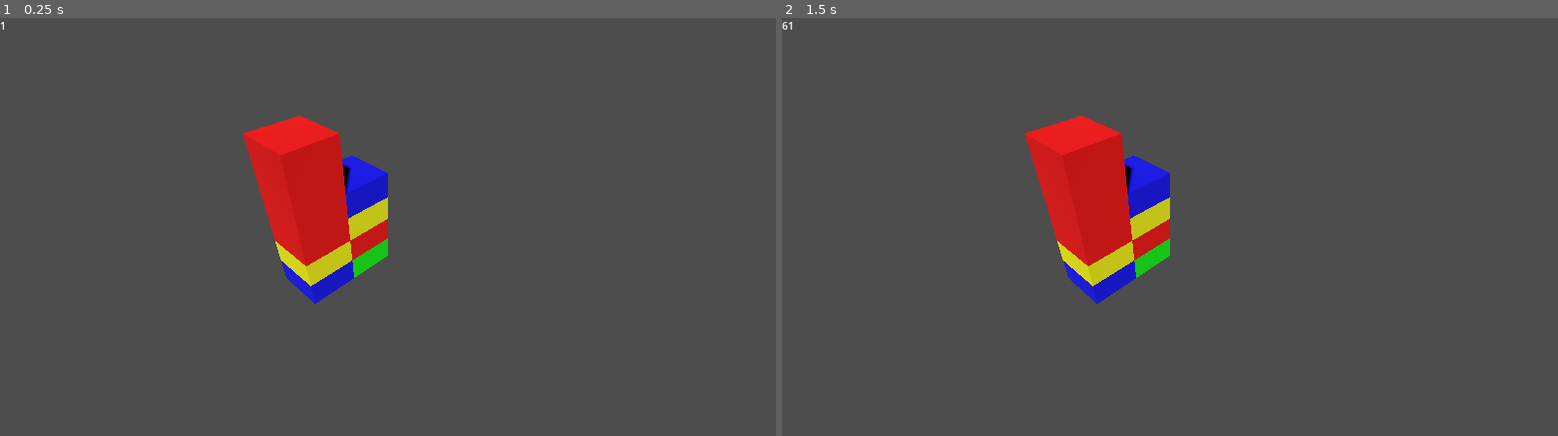
Above: before the commit, frames 1-2 (left to right).
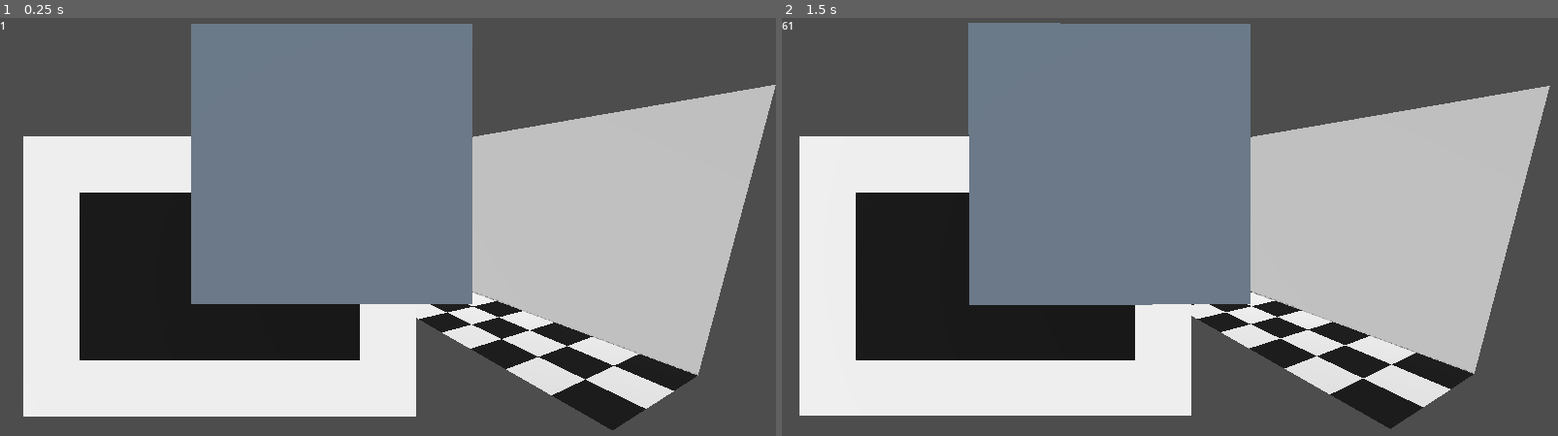
Above: after the commit, the same moments.

Repository: Pe3Hu/raupatu
Game: Godot game, scene res://scenes/game/Game.tscn
Two runs of this game, one before a commit and one after it. Both use one fixed random seed, a clock stepped at 60 frames per second and the inputs below.
Inputs (mouse positions are in pixels of both pictures, inside the frame that each line leads up to):
- Up to frame 1 (0.25 s): no input
- Up to frame 2 (1.5 s): tap Enter at 0.5 s; move the mouse to (1340, 252) at 0.52 s; hold D 0.53-1.28 s; click (1340, 252) at 0.67 s; move the mouse to (1014, 302) at 1.27 s; hold A from 1.28 s (still down)

The runs differ from the first frame. In frame 1, 70% of the frame differs, in the area x 3-100%, y 1-99%; in frame 2, 69%.

Commit message:
version 0.0034
1. Spielautomat, Rolle, Kacheln classes added
2. Fehler types added

Diff:
--- a/project.godot
+++ b/project.godot
@@ -22,6 +22,7 @@
 Classes_1="*res://scripts/Classes_1.gd"
 Classes_2="*res://scripts/Classes_2.gd"
 Classes_3="*res://scripts/Classes_3.gd"
+Classes_4="*res://scripts/Classes_4.gd"
 
 [display]
 
--- /dev/null
+++ b/scenes/0/fehler/fehler.gd
@@ -0,0 +1,6 @@
+extends MarginContainer
+
+
+
+func set_label_text(text_) -> void:
+	$Label.text = text_
--- /dev/null
+++ b/scenes/0/fehler/fehler.tscn
@@ -0,0 +1,15 @@
+[gd_scene load_steps=2 format=3 uid="uid://ckn55u3scybke"]
+
+[ext_resource type="Script" path="res://scenes/0/fehler/fehler.gd" id="1_sk14u"]
+
+[node name="Fehler" type="MarginContainer"]
+offset_right = 40.0
+offset_bottom = 40.0
+rotation = 1.5708
+script = ExtResource("1_sk14u")
+
+[node name="Label" type="Label" parent="."]
+layout_mode = 2
+text = "2A"
+horizontal_alignment = 1
+vertical_alignment = 1
--- a/scenes/3/cube/cube.gd
+++ /dev/null
@@ -1,51 +0,0 @@
-extends MeshInstance3D
-
-
-func set_vertices() -> void:
-	var a := Vector3(0, 0.5, 0)
-	var b := Vector3(1, 0.5, 0)
-	var c := Vector3(1, 0, 0)
-	var d := Vector3(0, 0, 0)
-	var e := Vector3(0, 0.5, 1)
-	var f := Vector3(1, 0.5, 1)
-	var g := Vector3(1, 0, 1)
-	var h := Vector3(0, 0, 1)
-
-	var vertices := [   # faces
-		b,a,d,  b,d,c,  # N
-		e,f,g,  e,g,h,  # S
-		a,e,h,  a,h,d,  # W
-		f,b,c,  f,c,g,  # E
-		a,b,f,  a,f,e,  # T
-		h,g,c,  h,c,d,  # B
-	]
-
-	var color = Color.RED
-	var colors := []
-
-	for i in range(vertices.size()):
-		colors.append(color)
-
-	mesh = ArrayMesh.new()
-
-	var arrays := []
-	arrays.resize(Mesh.ARRAY_MAX)
-	arrays[Mesh.ARRAY_VERTEX] = PackedVector3Array(vertices)
-	arrays[Mesh.ARRAY_COLOR] = PackedColorArray(colors)
-
-	var material = StandardMaterial3D.new()
-	material.vertex_color_use_as_albedo = true
-	#material.albedo_color = color
-	mesh.surface_set_material(0, material)
-	mesh.add_surface_from_arrays(Mesh.PRIMITIVE_TRIANGLES, arrays)
-
-	Global.node.game.add_child(self)
-
-
-func set_color(color_) -> void:
-	#mesh.material.vertex_color_use_as_albedo = true
-	mesh.material.albedo_color = color_
-
-
-func update_position(position_) -> void:
-	position = position_+mesh.size*0.5
--- a/scenes/3/cube/cube.tscn
+++ /dev/null
@@ -1,11 +0,0 @@
-[gd_scene load_steps=3 format=3 uid="uid://bib3fv5e3om3j"]
-
-[ext_resource type="Script" path="res://scenes/3/cube/cube.gd" id="1_pim1t"]
-
-[sub_resource type="BoxMesh" id="BoxMesh_5o3q7"]
-size = Vector3(1, 0.5, 1)
-
-[node name="Cube" type="MeshInstance3D"]
-transform = Transform3D(1, 0, 0, 0, 1, 0, 0, 0, 1, 0.5, 0.25, 0.5)
-mesh = SubResource("BoxMesh_5o3q7")
-script = ExtResource("1_pim1t")
--- a/scenes/3/fehler/fehler.gd
+++ b/scenes/3/fehler/fehler.gd
@@ -1,6 +1,66 @@
-extends MarginContainer
+extends Node3D
 
 
 
-func set_label_text(text_) -> void:
-	$Label.text = text_
+func _ready() -> void:
+	init_mesh()
+
+
+func set_vertices() -> void:
+	var a := Vector3(0, 0.5, 0)
+	var b := Vector3(1, 0.5, 0)
+	var c := Vector3(1, 0, 0)
+	var d := Vector3(0, 0, 0)
+	var e := Vector3(0, 0.5, 1)
+	var f := Vector3(1, 0.5, 1)
+	var g := Vector3(1, 0, 1)
+	var h := Vector3(0, 0, 1)
+
+	var vertices := [   # faces
+		b,a,d,  b,d,c,  # N
+		e,f,g,  e,g,h,  # S
+		a,e,h,  a,h,d,  # W
+		f,b,c,  f,c,g,  # E
+		a,b,f,  a,f,e,  # T
+		h,g,c,  h,c,d,  # B
+	]
+
+	var color = Color.RED
+	var colors := []
+
+	for i in range(vertices.size()):
+		colors.append(color)
+
+	$Mesh.mesh = ArrayMesh.new()
+
+	var arrays := []
+	arrays.resize($Mesh.mesh.ARRAY_MAX)
+	arrays[$Mesh.mesh.ARRAY_VERTEX] = PackedVector3Array(vertices)
+	arrays[$Mesh.mesh.ARRAY_COLOR] = PackedColorArray(colors)
+
+	var material = StandardMaterial3D.new()
+	material.vertex_color_use_as_albedo = true
+	#material.albedo_color = color
+	$Mesh.mesh.surface_set_material(0, material)
+	$Mesh.mesh.add_surface_from_arrays($Mesh.mesh.PRIMITIVE_TRIANGLES, arrays)
+
+	Global.node.game.add_child(self)
+
+
+func set_color(color_) -> void:
+	$Mesh.mesh.material.albedo_color = color_
+
+
+func set_label(text_) -> void:
+	$LabelX.text = text_
+	$LabelZ.text = text_
+
+
+func init_mesh() -> void:
+	$Mesh.mesh = MeshInstance3D.new()
+	$Mesh.mesh = BoxMesh.new()
+	$Mesh.mesh.size.y = 0.5
+
+	var material = StandardMaterial3D.new()
+	material.vertex_color_use_as_albedo = true
+	$Mesh.mesh.surface_set_material(0, material)
--- a/scenes/3/fehler/fehler.tscn
+++ b/scenes/3/fehler/fehler.tscn
@@ -1,15 +1,21 @@
-[gd_scene load_steps=2 format=3 uid="uid://dcg4a7ljh3f84"]
+[gd_scene load_steps=2 format=3 uid="uid://l0vc32momnw5"]
 
-[ext_resource type="Script" path="res://scenes/3/fehler/fehler.gd" id="1_3eg6o"]
+[ext_resource type="Script" path="res://scenes/3/fehler/Fehler.gd" id="1_mlk88"]
 
-[node name="Fehler" type="MarginContainer"]
-offset_right = 40.0
-offset_bottom = 40.0
-rotation = 1.5708
-script = ExtResource("1_3eg6o")
+[node name="Fehler" type="Node3D"]
+transform = Transform3D(1, 0, 0, 0, 1, 0, 0, 0, 1, 0, 0, 0.51)
+script = ExtResource("1_mlk88")
 
-[node name="Label" type="Label" parent="."]
-layout_mode = 2
-text = "2A"
-horizontal_alignment = 1
-vertical_alignment = 1
+[node name="Mesh" type="MeshInstance3D" parent="."]
+transform = Transform3D(1, 0, 0, 0, 1, 0, 0, 0, 1, 0.5, 0.25, 0.5)
+
+[node name="LabelX" type="Label3D" parent="."]
+transform = Transform3D(-4.37114e-08, 0, 1, 0, 1, 0, -1, 0, -4.37114e-08, 1.01, 0.25, 0.5)
+text = "X
+"
+font_size = 64
+
+[node name="LabelZ" type="Label3D" parent="."]
+transform = Transform3D(1, 0, 0, 0, 1, 0, 0, 0, 1, 0.5, 0.25, 1.01)
+text = "Z"
+font_size = 64
--- /dev/null
+++ b/scenes/4/spielautomat/spielautomat.tscn
@@ -0,0 +1,3 @@
+[gd_scene format=3 uid="uid://sn2h6llbqp6q"]
+
+[node name="Spielautomat" type="Node3D"]
--- a/scenes/game/Game.gd
+++ b/scenes/game/Game.gd
@@ -4,7 +4,9 @@
 func _ready():
 	#Global.obj.leinwand = Classes_1.Leinwand.new()
 	Global.obj.bienenstock = Classes_3.Bienenstock.new()
+	Global.obj.spielautomat = Classes_4.Spielautomat.new()
 #	datas.sort_custom(Classes_0.Sorter, "sort_ascending")
+
 
 
 func _input(event):
@@ -13,6 +15,20 @@
 	else:
 		Global.mouse_pressed = !Global.mouse_pressed
 
+	if event is InputEventKey:
+		match event.keycode:
+			KEY_A:
+				Global.node.camera.rotation.y += 0.01
+				Global.node.game.get_node("Spielautomat").rotation.y += 0.01
+				#Global.obj.spielautomat.recalc_positions()
+				var camera_direction = -Global.node.camera.transform.basis.z.normalized()
+				print(camera_direction)
+			KEY_D:
+				Global.node.camera.rotation.y -= 0.01
+				Global.node.game.get_node("Spielautomat").rotation.y -= 0.01
+				#Global.obj.spielautomat.recalc_positions()
+
+
 
 func _process(delta):
 	$FPS.text = str(Engine.get_frames_per_second())
--- a/scenes/game/Game.tscn
+++ b/scenes/game/Game.tscn
@@ -1,6 +1,63 @@
-[gd_scene load_steps=2 format=3 uid="uid://dpq0g6jrlkuea"]
+[gd_scene load_steps=16 format=3 uid="uid://dpq0g6jrlkuea"]
 
 [ext_resource type="Script" path="res://scenes/game/Game.gd" id="1_diwvi"]
+
+[sub_resource type="StandardMaterial3D" id="StandardMaterial3D_hdolg"]
+
+[sub_resource type="PlaneMesh" id="PlaneMesh_h5n63"]
+material = SubResource("StandardMaterial3D_hdolg")
+size = Vector2(7, 5)
+center_offset = Vector3(3.5, 2.5, 0)
+orientation = 2
+
+[sub_resource type="StandardMaterial3D" id="StandardMaterial3D_vlb2j"]
+
+[sub_resource type="PlaneMesh" id="PlaneMesh_7q6mj"]
+material = SubResource("StandardMaterial3D_vlb2j")
+size = Vector2(3, 5)
+center_offset = Vector3(0, 2.5, 1.5)
+orientation = 0
+
+[sub_resource type="StandardMaterial3D" id="StandardMaterial3D_pyqfy"]
+albedo_color = Color(0, 0, 0, 1)
+
+[sub_resource type="PlaneMesh" id="PlaneMesh_jqfoo"]
+material = SubResource("StandardMaterial3D_pyqfy")
+size = Vector2(7, 5)
+center_offset = Vector3(-3, 0, -6.5)
+orientation = 2
+
+[sub_resource type="StandardMaterial3D" id="StandardMaterial3D_3iwwj"]
+
+[sub_resource type="PlaneMesh" id="PlaneMesh_101gp"]
+material = SubResource("StandardMaterial3D_3iwwj")
+size = Vector2(1, 5)
+center_offset = Vector3(-6, 0, -6)
+orientation = 2
+
+[sub_resource type="StandardMaterial3D" id="StandardMaterial3D_kbby5"]
+
+[sub_resource type="PlaneMesh" id="PlaneMesh_dkrs5"]
+material = SubResource("StandardMaterial3D_kbby5")
+size = Vector2(1, 5)
+center_offset = Vector3(0, 0, -6)
+orientation = 2
+
+[sub_resource type="StandardMaterial3D" id="StandardMaterial3D_il0hw"]
+
+[sub_resource type="PlaneMesh" id="PlaneMesh_mou56"]
+material = SubResource("StandardMaterial3D_il0hw")
+size = Vector2(5, 1)
+center_offset = Vector3(-3, 2, -6)
+orientation = 2
+
+[sub_resource type="StandardMaterial3D" id="StandardMaterial3D_6srl8"]
+
+[sub_resource type="PlaneMesh" id="PlaneMesh_8y0sl"]
+material = SubResource("StandardMaterial3D_6srl8")
+size = Vector2(5, 1)
+center_offset = Vector3(-3, -2, -6)
+orientation = 2
 
 [node name="Game" type="Node3D"]
 script = ExtResource("1_diwvi")
@@ -10,9 +67,48 @@
 offset_bottom = 23.0
 
 [node name="DirectionalLight3D" type="DirectionalLight3D" parent="."]
-transform = Transform3D(0.707107, -0.5, 0.5, 0, 0.707107, 0.707107, -0.707107, -0.5, 0.5, 5, 5, 5)
+transform = Transform3D(0.707107, -0.5, 0.5, 0, 0.707107, 0.707107, -0.707107, -0.5, 0.5, 3.51502, 4.6877, 5.66309)
 shadow_enabled = true
 
 [node name="Camera3D" type="Camera3D" parent="."]
-transform = Transform3D(0.707107, -0.5, 0.5, 0, 0.707107, 0.707107, -0.707107, -0.5, 0.5, 5, 5, 5)
+transform = Transform3D(0.5, -0.224144, 0.836516, 0, 0.965926, 0.258819, -0.866025, -0.12941, 0.482963, 9, 3.5, 8)
 current = true
+
+[node name="PlaneZ" type="MeshInstance3D" parent="."]
+mesh = SubResource("PlaneMesh_h5n63")
+
+[node name="Pfeilers" type="Node3D" parent="."]
+
+[node name="Fehlers" type="Node3D" parent="."]
+visible = false
+
+[node name="PlaneX" type="MeshInstance3D" parent="."]
+mesh = SubResource("PlaneMesh_7q6mj")
+
+[node name="Spielautomat" type="Node3D" parent="."]
+
+[node name="BG" type="MeshInstance3D" parent="Spielautomat"]
+transform = Transform3D(0.5, -0.224144, 0.836516, 0, 0.965926, 0.258819, -0.866025, -0.12941, 0.482963, 9, 3.5, 8)
+cast_shadow = 0
+mesh = SubResource("PlaneMesh_jqfoo")
+skeleton = NodePath("../..")
+
+[node name="Left" type="MeshInstance3D" parent="Spielautomat"]
+transform = Transform3D(0.5, -0.224144, 0.836516, 0, 0.965926, 0.258819, -0.866025, -0.12941, 0.482963, 9, 3.5, 8)
+cast_shadow = 0
+mesh = SubResource("PlaneMesh_101gp")
+
+[node name="Right" type="MeshInstance3D" parent="Spielautomat"]
+transform = Transform3D(0.5, -0.224144, 0.836516, 0, 0.965926, 0.258819, -0.866025, -0.12941, 0.482963, 9, 3.5, 8)
+cast_shadow = 0
+mesh = SubResource("PlaneMesh_dkrs5")
+
+[node name="Top" type="MeshInstance3D" parent="Spielautomat"]
+transform = Transform3D(0.5, -0.224144, 0.836516, 0, 0.965926, 0.258819, -0.866025, -0.12941, 0.482963, 9, 3.5, 8)
+cast_shadow = 0
+mesh = SubResource("PlaneMesh_mou56")
+
+[node name="Bot" type="MeshInstance3D" parent="Spielautomat"]
+transform = Transform3D(0.5, -0.224144, 0.836516, 0, 0.965926, 0.258819, -0.866025, -0.12941, 0.482963, 9, 3.5, 8)
+cast_shadow = 0
+mesh = SubResource("PlaneMesh_8y0sl")
--- a/scripts/Classes_3.gd
+++ b/scripts/Classes_3.gd
@@ -4,8 +4,10 @@
 #жук
 class Fehler:
 	var num = {}
+	var word = {}
 	var obj = {}
 	var mesh = {}
+	var scene = {}
 	var color = {}
 
 
@@ -13,29 +15,49 @@
 		num.index = Global.num.index.fehler
 		Global.num.index.fehler += 1
 		obj.bienenstock = input_.bienenstock
+		word.type = input_.type
 		obj.pfeiler = null
-		init_mesh()
+		init_scene()
 
 
-	func init_mesh() -> void:
-		mesh.cube = MeshInstance3D.new()
-		mesh.cube.mesh = BoxMesh.new()
-		mesh.cube.mesh.size.y = 0.5
-
-		var material = StandardMaterial3D.new()
-		material.vertex_color_use_as_albedo = true
-		mesh.cube.mesh.surface_set_material(0, material)
-		var color_name = Global.get_random_element(Global.arr.color)
-		color.cube = Color.from_string(color_name, "Black")
-		print(color_name)
-		mesh.cube.mesh.material.albedo_color = color.cube
-		Global.node.game.add_child(mesh.cube)
+	func init_scene() -> void:
+		scene.myself = Global.scene.fehler.instantiate()
+		scene.myself.set_label(str(num.index))
+		Global.node.game.get_node("Fehlers").add_child(scene.myself)
+		update_color()
 
 
 	func update_position() -> void:
 		var position = obj.pfeiler.vec.grid
 		position.y += obj.pfeiler.arr.fehler.find(self)*0.5
-		mesh.cube.position = position+mesh.cube.mesh.size*0.5
+		scene.myself.set_position(position)
+
+
+	func update_color() -> void:
+		var type = word.type
+		type = type.left(type.length() - 3)
+
+		match type:
+			"none":
+				color.cube = Color.DIM_GRAY
+			"dodge":
+				color.cube = Color.CORNFLOWER_BLUE
+			"armour":
+				color.cube = Color.BLUE
+			"resistance":
+				color.cube = Color.PURPLE
+			"chitin":
+				color.cube = Color.ORANGE
+			"flesh":
+				color.cube = Color.RED
+			"speed":
+				color.cube = Color.GREEN
+
+		scene.myself.set_color(color.cube)
+
+
+	func boom() -> void:
+		print('boom')
 
 
 #столб
@@ -44,21 +66,53 @@
 	var obj = {}
 	var arr = {}
 	var scene = {}
+	var mesh = {}
 
 
 	func _init(input_) -> void:
 		vec.grid = Vector3(input_.width, 0, input_.depth)
 		obj.saal = input_.saal
 		arr.fehler = []
+		init_mesh()
+
+
+	func init_mesh() -> void:
+		mesh.plane = MeshInstance3D.new()
+		mesh.plane.mesh = PlaneMesh.new()
+		mesh.plane.mesh.size = Vector2(1,1)
+		mesh.plane.position = vec.grid+Vector3(0.5,0,0.5)
+
+		var material = StandardMaterial3D.new()
+		material.vertex_color_use_as_albedo = true
+		mesh.plane.mesh.surface_set_material(0, material)
+		var color = null
+		var index = (int(vec.grid.x)+int(vec.grid.z))%2
+
+		match index:
+			0:
+				color = Color.BLACK
+			1:
+				color = Color.WHITE
+
+		mesh.plane.mesh.material.albedo_color = color
+		Global.node.game.get_node("Pfeilers").add_child(mesh.plane)
 
 
 	func add_fehler(fehler_) -> void:
 		if fehler_.obj.pfeiler != null:
 			fehler_.obj.pfeiler.remove_fehler(fehler_)
 
-		arr.fehler.append(fehler_)
-		fehler_.obj.pfeiler = self
-		fehler_.update_position()
+		if arr.fehler.size() < obj.saal.num.height:
+			arr.fehler.append(fehler_)
+			fehler_.obj.pfeiler = self
+			fehler_.update_position()
+		else:
+			var x = vec.grid.x+1
+
+			if x < obj.saal.num.depth:
+				obj.saal.arr.pfeiler[vec.grid.z][x].add_fehler(fehler_)
+			else:
+				fehler_.boom()
 
 
 	func remove_fehler(fehler_) -> void:
@@ -105,30 +159,36 @@
 	func _init() -> void:
 		init_saal()
 		init_fehlers()
-		scene.myself = Global.scene.cube.instantiate()
-
-		#scene.myself.set_vertices()
 
 
 	func init_saal() -> void:
 		var input = {}
-		input.height = 10
-		input.width = 3
-		input.depth = 7
+		input.height = Global.num.saal.height
+		input.width = Global.num.saal.width
+		input.depth = Global.num.saal.depth
 		input.bienenstock = self
 		obj.saal = Classes_3.Saal.new(input)
 
 
 	func init_fehlers() -> void:
 		arr.fehler = []
-		var n = 10
+		var types = {}
+		types["none"] = 20
+		types["dodge"] = 6
+		types["armour"] = 5
+		types["resistance"] = 5
+		types["chitin"] = 6
+		types["flesh"] = 3
+		types["speed"] = 5
 
-		for _i in n:
-			var input = {}
-			input.bienenstock = self
-			var fehler = Classes_3.Fehler.new(input)
-			arr.fehler.append(fehler)
 
-			#var pfeiler = obj.saal.arr.pfeiler[0][0]
-			var pfeilers = Global.get_random_element(obj.saal.arr.pfeiler)
-			pfeilers[0].add_fehler(fehler)
+		for type in types.keys():
+			for _i in types[type]:
+				var input = {}
+				input.bienenstock = self
+				input.type = type+"man"
+				var fehler = Classes_3.Fehler.new(input)
+				arr.fehler.append(fehler)
+
+				var pfeilers = Global.get_random_element(obj.saal.arr.pfeiler)
+				pfeilers[0].add_fehler(fehler)
--- /dev/null
+++ b/scripts/Classes_4.gd
@@ -0,0 +1,142 @@
+extends Node
+
+
+
+#Символ
+class Symbol:
+	var obj = {}
+
+
+	func _init(input_) -> void:
+		obj.rolle = input_.rolle
+
+
+#Плитка
+class Kacheln:
+	var num = {}
+	var vec = {}
+	var obj = {}
+	var mesh = {}
+
+
+	func _init(input_) -> void:
+		num.order = {}
+		num.order.current = input_.order
+		num.order.start = 0
+		num.order.end = Global.num.pielautomat.height+2
+		obj.rolle = input_.rolle
+		obj.spielautomat = obj.rolle.obj.spielautomat
+		obj.symbol = null
+		vec.start = Global.vec.center.spielautomat
+		#obj.rolle.num.col
+		vec.shift = Vector3(1,0,0)
+		init_mesh()
+
+
+	func init_mesh() -> void:
+		mesh.plane = MeshInstance3D.new()
+		mesh.plane.mesh = PlaneMesh.new()
+		mesh.plane.mesh.size = Vector2(1,1)
+		mesh.plane.position = Global.node.camera.position
+		mesh.plane.mesh.center_offset = Global.vec.shift.spielautomat
+		mesh.plane.mesh.center_offset.y += num.order.current
+		mesh.plane.mesh.center_offset.x += obj.rolle.num.col
+
+		var material = StandardMaterial3D.new()
+		material.vertex_color_use_as_albedo = true
+		mesh.plane.mesh.surface_set_material(0, material)
+		var color = Color.SLATE_GRAY
+
+		mesh.plane.mesh.material.albedo_color = color
+		obj.spielautomat.scene.myself.add_child(mesh.plane)
+		mesh.plane.mesh.set_orientation(2)
+		mesh.plane.set_cast_shadows_setting(0)
+		mesh.plane.rotation = Global.node.camera.rotation
+
+
+#Рулон
+class Rolle:
+	var num = {}
+	var arr = {}
+	var obj = {}
+
+
+	func _init(input_) -> void:
+		num.col = input_.col
+		obj.spielautomat = input_.spielautomat
+		init_kachelns()
+
+
+	func init_kachelns() -> void:
+		arr.kacheln = []
+
+		for _i in Global.num.pielautomat.height+2:
+			var input = {}
+			input.order = _i
+			input.rolle = self
+			var kacheln = Classes_4.Kacheln.new(input)
+			arr.kacheln.append(kacheln)
+
+
+#Слот-машина
+class Spielautomat:
+	var arr = {}
+	var obj = {}
+	var scene = {}
+
+
+	func _init() -> void:
+		init_scene()
+		init_rolles()
+		init_symbols()
+
+
+	func init_scene() -> void:
+		scene.myself = Global.scene.spielautomat.instantiate()
+		Global.node.game.add_child(scene.myself)
+
+
+	func init_rolles() -> void:
+		arr.rolle = []
+
+		for _i in Global.num.pielautomat.width:
+			var input = {}
+			input.col = _i
+			input.spielautomat = self
+			var rolle = Classes_4.Rolle.new(input)
+			arr.rolle.append(rolle)
+
+
+	func init_symbols() -> void:
+		var input = {}
+		input.height = Global.num.saal.height
+		input.width = Global.num.saal.width
+		input.depth = Global.num.saal.depth
+		input.bienenstock = self
+		#obj.saal = Classes_4.Saal.new(input)
+
+
+	func recalc_positions() -> void:
+		var angle = Global.vec.angle.camera-Global.node.camera.rotation
+		var vector = Vector3()+Global.vec.shift.spielautomat
+		vector.rotated(Vector3(1,0,0),angle.x)
+		vector.rotated(Vector3(0,1,0),angle.y)
+		vector.rotated(Vector3(0,0,1),angle.z)
+		print(vector,angle)
+
+
+		var x_axis = Vector3(1, 0, 0)
+		var y_axis = Vector3(0, 1, 0)
+		var pivot_point = Global.node.camera.position
+		var pivot_radius = Global.vec.shift.spielautomat
+
+
+		#scene.myself.rotation = Global.node.camera.rotation
+		for rolle in arr.rolle:
+			for kacheln in rolle.arr.kacheln:
+				kacheln.mesh.plane.rotation = Global.node.camera.rotation
+				#var position = Global.node.camera.position+vector
+				#kacheln.mesh.position = position
+
+				#var pivot_transform = Transform3D(kacheln.mesh.transform.basis, pivot_point)
+				#kacheln.mesh.transform = pivot_transform.rotated(y_axis, angle.y).translated(pivot_radius)
--- a/scripts/Global.gd
+++ b/scripts/Global.gd
@@ -27,6 +27,16 @@
 
 	num.delta = {}
 	num.delta.max = 12
+
+	num.saal = {}
+	num.saal.height = 10
+	num.saal.width = 3
+	num.saal.depth = 7
+
+	num.pielautomat = {}
+	num.pielautomat.height = 3
+	num.pielautomat.width = 5
+
 
 
 func init_dict() -> void:
@@ -64,6 +74,9 @@
 		4: 1
 	}
 
+	dict.fehler = {}
+	dict.fehler.aspect = ["dodge","armour","resistance","chitin","flesh","speed"]
+
 
 
 func init_arr() -> void:
@@ -79,6 +92,7 @@
 
 func init_node() -> void:
 	node.game = get_node("/root/Game")
+	node.camera = get_node("/root/Game/Camera3D")
 
 
 func init_flag() -> void:
@@ -88,10 +102,17 @@
 
 func init_vec() -> void:
 	vec.size = {}
-	vec.size.champ = Vector2(4, 4)
 
 	vec.scale = {}
-	vec.scale.continent = Vector2(0.25, 0.25)
+
+	vec.center = {}
+	vec.center.spielautomat = Vector3(3,3,8)
+
+	vec.shift = {}
+	vec.shift.spielautomat = Vector3(-3,0,-6)
+
+	vec.angle = {}
+	vec.angle.camera = Vector3(-PI/12,PI/3,0)
 
 
 func init_scene() -> void:
@@ -102,7 +123,8 @@
 	scene.fehler = load("res://scenes/3/fehler/Fehler.tscn")
 	scene.zeitspanne = load("res://scenes/3/zeitspanne/Zeitspanne.tscn")
 	scene.zeitleiste = load("res://scenes/3/zeitleiste/Zeitleiste.tscn")
-	scene.cube = load("res://scenes/3/cube/cube.tscn")
+	scene.fehler = load("res://scenes/3/fehler/Fehler.tscn")
+	scene.spielautomat = load("res://scenes/4/spielautomat/Spielautomat.tscn")
 
 
 func _ready() -> void:
Renamed: scenes/3/zeitleiste/zeitleiste.tscn -> scenes/0/zeitleiste/zeitleiste.tscn
Renamed: scenes/3/zeitspanne/zeitspanne.tscn -> scenes/0/zeitspanne/zeitspanne.tscn
